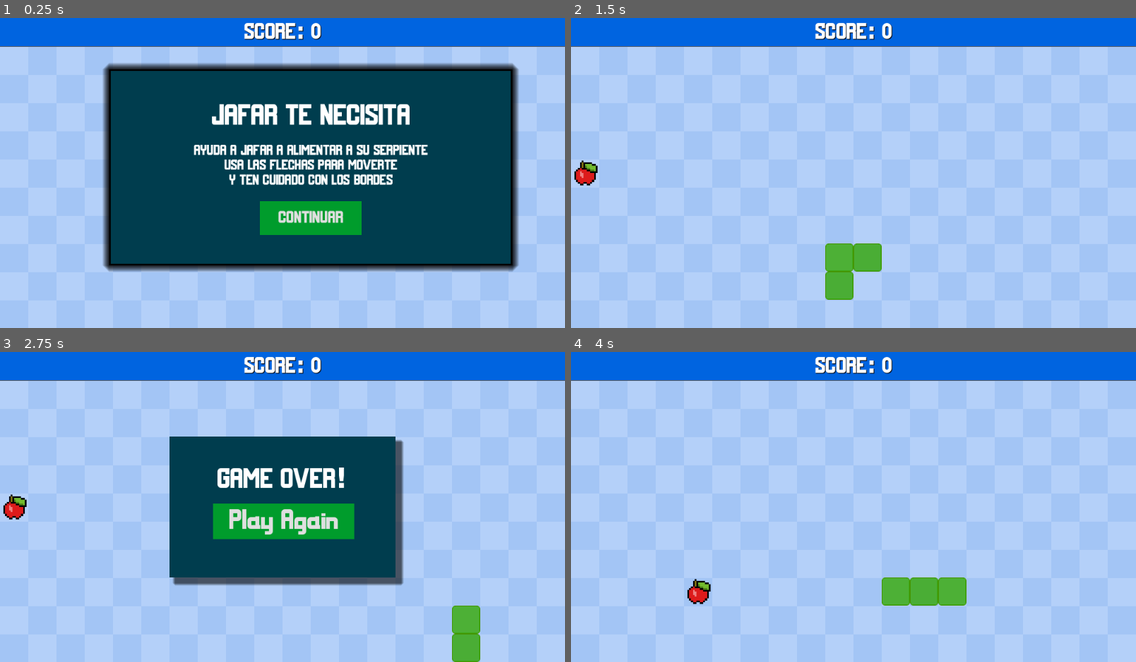
Above: before the commit, frames 1-4 (two rows, left to right).
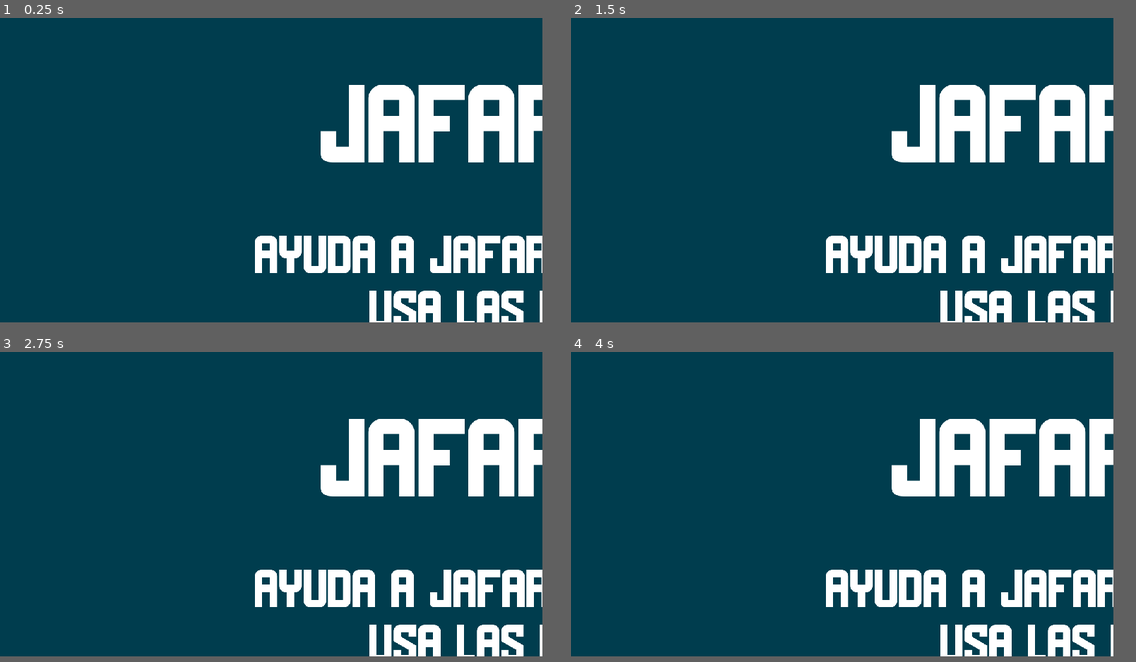
Above: after the commit, the same moments.

Repository: MaincraStudios/Skull-Mask
Game: Godot game, scene res://scenes/main.tscn
Two runs of this game, one before a commit and one after it. Both use one fixed random seed, a clock stepped at 60 frames per second and the inputs below.
Inputs (mouse positions are in pixels of both pictures, inside the frame that each line leads up to):
- Up to frame 1 (0.25 s): no input
- Up to frame 2 (1.5 s): click (881, 219) at 0.5 s, where only the run before the commit has a clickable "CONTINUAR"; tap Enter at 1.25 s; hold D (move_right) from 1.28 s (still down)
- Up to frame 3 (2.75 s): release D (move_right) at 2.03 s; hold S (move_down) from 2.03 s (still down)
- Up to frame 4 (4 s): release S (move_down) at 2.75 s; click (853, 522) at 2.75 s, where only the run before the commit has a clickable "Play Again"; tap Space at 3.5 s; hold D (move_right) from 3.53 s (still down)
In our replay, the window is 800x440 before the commit and 768x432 after it. These sizes can differ from the game's own. Grey fills any space a smaller window leaves; there, only what the larger window draws over its background counts as a difference.

The runs differ from the first frame. In frame 1, 63% of the frame differs, in the area x 0-100%, y 0-99%; in frame 2, 95%; in frame 3, 82%; in frame 4, 95%.

Commit message:
feat: Cereza Ball-Minigame.
se configuro en Display/Window/Stretch/Mode al modo canvas_items. Lo que daña la visualizacion de los juegos que no esten adaptados a este parametro.

Diff:
--- a/project.godot
+++ b/project.godot
@@ -12,15 +12,20 @@
 
 config/name="snake"
 run/main_scene="res://scenes/main.tscn"
-config/features=PackedStringArray("4.1", "Forward Plus")
+config/features=PackedStringArray("4.2", "Forward Plus")
 config/icon="res://icon.svg"
+
+[autoload]
+
+gobal_var="*res://scripts/cereza_game/global_var.gd"
 
 [display]
 
 window/size/viewport_width=256
 window/size/viewport_height=144
-window/size/window_width_override=1000
-window/size/window_height_override=550
+window/size/window_width_override=1200
+window/size/window_height_override=675
+window/stretch/mode="canvas_items"
 
 [input]
 
@@ -48,3 +53,7 @@
 , Object(InputEventKey,"resource_local_to_scene":false,"resource_name":"","device":-1,"window_id":0,"alt_pressed":false,"shift_pressed":false,"ctrl_pressed":false,"meta_pressed":false,"pressed":false,"keycode":0,"physical_keycode":4194322,"key_label":0,"unicode":0,"echo":false,"script":null)
 ]
 }
+
+[rendering]
+
+textures/canvas_textures/default_texture_filter=0
--- /dev/null
+++ b/scenes/cereza_game/ball.tscn
@@ -0,0 +1,68 @@
+[gd_scene load_steps=8 format=3 uid="uid://b7frd1ix8u5mi"]
+
+[ext_resource type="Shader" path="res://shaders/cereza_game/chroma.gdshader" id="1_v3cv7"]
+[ext_resource type="Texture2D" uid="uid://c3p8hqjpfs2wj" path="res://assets/cereza_game/characters/DS DSi - Pokemon Black White - Overworld Entites (1).png" id="3_dwq3p"]
+
+[sub_resource type="GDScript" id="GDScript_cs5hm"]
+script/source = "extends Area2D
+
+
+const SPEED = 300.0
+const JUMP_VELOCITY = -400.0
+@export var ball_speed = 150
+var bottom_limit = 139
+
+# Get the gravity from the project settings to be synced with RigidBody nodes.
+#var gravity = ProjectSettings.get_setting(\"physics/2d/default_gravity\")
+var velocity = Vector2(0,0)
+
+func _physics_process(delta):
+	global_position.y += ball_speed*delta
+	if global_position.y > bottom_limit:
+		die()
+
+func _on_body_entered(body):
+	body.reset_position()
+	die()
+
+func die():
+	queue_free()
+"
+
+[sub_resource type="CircleShape2D" id="CircleShape2D_l5v0g"]
+radius = 6.0
+
+[sub_resource type="ShaderMaterial" id="ShaderMaterial_fex1q"]
+shader = ExtResource("1_v3cv7")
+shader_parameter/chroma_key = Color(0.533333, 0.564706, 0.815686, 1)
+shader_parameter/intensity = 0.1
+
+[sub_resource type="AtlasTexture" id="AtlasTexture_46wn2"]
+atlas = ExtResource("3_dwq3p")
+region = Rect2(288, 1696, 32, 32)
+
+[sub_resource type="SpriteFrames" id="SpriteFrames_86jn3"]
+animations = [{
+"frames": [{
+"duration": 1.0,
+"texture": SubResource("AtlasTexture_46wn2")
+}],
+"loop": true,
+"name": &"idle",
+"speed": 5.0
+}]
+
+[node name="Ball" type="Area2D"]
+position = Vector2(66, 52)
+script = SubResource("GDScript_cs5hm")
+
+[node name="CollisionShape2D" type="CollisionShape2D" parent="."]
+shape = SubResource("CircleShape2D_l5v0g")
+
+[node name="AnimatedSprite2D" type="AnimatedSprite2D" parent="."]
+material = SubResource("ShaderMaterial_fex1q")
+position = Vector2(1, -10)
+sprite_frames = SubResource("SpriteFrames_86jn3")
+animation = &"idle"
+
+[connection signal="body_entered" from="." to="." method="_on_body_entered"]
--- /dev/null
+++ b/scenes/cereza_game/cereza_level.tscn
@@ -0,0 +1,23 @@
+[gd_scene load_steps=5 format=3 uid="uid://qr8pn5ypccey"]
+
+[ext_resource type="Texture2D" uid="uid://b3nnr17txku2n" path="res://assets/cereza_game/backgrounds/cynthia_background.png" id="1_f4vg4"]
+[ext_resource type="PackedScene" uid="uid://red01kor30mj" path="res://scenes/cereza_game/player.tscn" id="2_r7j0n"]
+[ext_resource type="PackedScene" uid="uid://dlp78xavute7s" path="res://scenes/cereza_game/enemy_cereza.tscn" id="3_2wvyk"]
+[ext_resource type="PackedScene" uid="uid://dcjxpww28xq5o" path="res://scenes/cereza_game/enemy_animation.tscn" id="4_kh53y"]
+
+[node name="cereza_level" type="Node2D"]
+
+[node name="TextureRect" type="TextureRect" parent="."]
+offset_left = 268.0
+offset_top = -498.0
+offset_right = 971.0
+offset_bottom = -217.0
+rotation = 1.5708
+texture = ExtResource("1_f4vg4")
+expand_mode = 1
+
+[node name="Player" parent="." instance=ExtResource("2_r7j0n")]
+
+[node name="Enemy_Cereza" parent="." instance=ExtResource("3_2wvyk")]
+
+[node name="Enemy animation" parent="." instance=ExtResource("4_kh53y")]
--- /dev/null
+++ b/scenes/cereza_game/enemy_animation.tscn
@@ -0,0 +1,102 @@
+[gd_scene load_steps=9 format=3 uid="uid://dcjxpww28xq5o"]
+
+[ext_resource type="Shader" path="res://shaders/cereza_game/chroma.gdshader" id="1_mplh6"]
+[ext_resource type="Script" path="res://scripts/cereza_game/enemy_animation.gd" id="1_oe3qc"]
+[ext_resource type="Texture2D" uid="uid://c3p8hqjpfs2wj" path="res://assets/cereza_game/characters/DS DSi - Pokemon Black White - Overworld Entites (1).png" id="2_0r0vv"]
+
+[sub_resource type="Animation" id="Animation_vd46u"]
+length = 0.001
+tracks/0/type = "value"
+tracks/0/imported = false
+tracks/0/enabled = true
+tracks/0/path = NodePath("Sprite2D:frame")
+tracks/0/interp = 1
+tracks/0/loop_wrap = true
+tracks/0/keys = {
+"times": PackedFloat32Array(0),
+"transitions": PackedFloat32Array(1),
+"update": 1,
+"values": [2560]
+}
+tracks/1/type = "value"
+tracks/1/imported = false
+tracks/1/enabled = true
+tracks/1/path = NodePath("Sprite2D:position")
+tracks/1/interp = 1
+tracks/1/loop_wrap = true
+tracks/1/keys = {
+"times": PackedFloat32Array(0),
+"transitions": PackedFloat32Array(1),
+"update": 0,
+"values": [Vector2(126, 22)]
+}
+
+[sub_resource type="Animation" id="Animation_hvouf"]
+resource_name = "walk"
+length = 7.6
+tracks/0/type = "value"
+tracks/0/imported = false
+tracks/0/enabled = true
+tracks/0/path = NodePath("Sprite2D:frame")
+tracks/0/interp = 1
+tracks/0/loop_wrap = true
+tracks/0/keys = {
+"times": PackedFloat32Array(0, 0.6, 1, 1.1, 1.2, 1.3, 1.4, 1.5, 1.6, 1.7, 1.8, 1.9, 2, 2.2, 2.3, 2.7, 2.8, 2.9, 3, 3.1, 3.2, 3.3, 3.4, 3.5, 3.6, 3.7, 3.8, 3.9, 4, 4.1, 4.2, 4.3, 4.4, 4.5, 4.6, 4.7, 4.9, 5, 5.4, 5.5, 5.6, 5.7, 5.8, 5.9, 6, 6.1, 6.2, 6.3, 6.4, 6.5, 6.6, 6.7, 6.8, 6.9, 7, 7.1, 7.2, 7.3, 7.4, 7.5),
+"transitions": PackedFloat32Array(1, 1, 1, 1, 1, 1, 1, 1, 1, 1, 1, 1, 1, 1, 1, 1, 1, 1, 1, 1, 1, 1, 1, 1, 1, 1, 1, 1, 1, 1, 1, 1, 1, 1, 1, 1, 1, 1, 1, 1, 1, 1, 1, 1, 1, 1, 1, 1, 1, 1, 1, 1, 1, 1, 1, 1, 1, 1, 1, 1),
+"update": 1,
+"values": [2560, 2560, 2592, 2593, 2594, 2593, 2594, 2593, 2594, 2593, 2594, 2592, 2560, 2560, 2561, 2561, 2560, 2560, 2624, 2625, 2626, 2625, 2626, 2625, 2626, 2625, 2626, 2625, 2626, 2625, 2626, 2625, 2626, 2625, 2624, 2560, 2560, 2561, 2561, 2560, 2560, 2592, 2593, 2594, 2593, 2594, 2593, 2594, 2593, 2594, 2592, 2528, 2529, 2530, 2529, 2530, 2529, 2530, 2529, 2530]
+}
+tracks/1/type = "value"
+tracks/1/imported = false
+tracks/1/enabled = true
+tracks/1/path = NodePath("Sprite2D:position")
+tracks/1/interp = 1
+tracks/1/loop_wrap = true
+tracks/1/keys = {
+"times": PackedFloat32Array(1.1, 2, 3.1, 4.6, 5.7, 6.6, 7.5),
+"transitions": PackedFloat32Array(1, 1, 1, 1, 1, 1, 1),
+"update": 0,
+"values": [Vector2(126, 53), Vector2(87, 53), Vector2(87, 53), Vector2(165, 53), Vector2(165, 53), Vector2(126, 53), Vector2(126, -18)]
+}
+
+[sub_resource type="AnimationLibrary" id="AnimationLibrary_5x4uw"]
+_data = {
+"RESET": SubResource("Animation_vd46u"),
+"walk": SubResource("Animation_hvouf")
+}
+
+[sub_resource type="ShaderMaterial" id="ShaderMaterial_ygwhc"]
+shader = ExtResource("1_mplh6")
+shader_parameter/chroma_key = Color(0.215686, 0.509804, 0.203922, 1)
+shader_parameter/intensity = 0.1
+
+[sub_resource type="RectangleShape2D" id="RectangleShape2D_puh0r"]
+size = Vector2(21, 29)
+
+[node name="Enemy animation" type="Area2D"]
+script = ExtResource("1_oe3qc")
+
+[node name="AnimationPlayer" type="AnimationPlayer" parent="."]
+libraries = {
+"": SubResource("AnimationLibrary_5x4uw")
+}
+autoplay = "walk"
+
+[node name="Sprite2D" type="Sprite2D" parent="."]
+material = SubResource("ShaderMaterial_ygwhc")
+position = Vector2(126, 22)
+texture = ExtResource("2_0r0vv")
+hframes = 32
+vframes = 87
+frame = 2560
+
+[node name="CollisionShape2D" type="CollisionShape2D" parent="."]
+position = Vector2(126, 22)
+shape = SubResource("RectangleShape2D_puh0r")
+
+[node name="Timer" type="Timer" parent="."]
+wait_time = 7.5
+one_shot = true
+autostart = true
+
+[connection signal="timeout" from="Timer" to="." method="_on_timer_timeout"]
--- /dev/null
+++ b/scenes/cereza_game/enemy_cereza.tscn
@@ -0,0 +1,156 @@
+[gd_scene load_steps=20 format=3 uid="uid://dlp78xavute7s"]
+
+[ext_resource type="Shader" path="res://shaders/cereza_game/chroma.gdshader" id="1_0h6a3"]
+[ext_resource type="Script" path="res://scripts/cereza_game/enemy_cereza.gd" id="1_i8dwe"]
+[ext_resource type="Texture2D" uid="uid://c3p8hqjpfs2wj" path="res://assets/cereza_game/characters/DS DSi - Pokemon Black White - Overworld Entites (1).png" id="2_lidg3"]
+
+[sub_resource type="RectangleShape2D" id="RectangleShape2D_761k7"]
+size = Vector2(22, 29)
+
+[sub_resource type="ShaderMaterial" id="ShaderMaterial_a57rb"]
+shader = ExtResource("1_0h6a3")
+shader_parameter/chroma_key = Color(0.219608, 0.501961, 0.219608, 1)
+shader_parameter/intensity = 0.1
+
+[sub_resource type="AtlasTexture" id="AtlasTexture_8aqgq"]
+atlas = ExtResource("2_lidg3")
+region = Rect2(0, 2560, 32, 32)
+
+[sub_resource type="AtlasTexture" id="AtlasTexture_ieh0o"]
+atlas = ExtResource("2_lidg3")
+region = Rect2(0, 2528, 32, 32)
+
+[sub_resource type="AtlasTexture" id="AtlasTexture_xyxxf"]
+atlas = ExtResource("2_lidg3")
+region = Rect2(32, 2528, 32, 32)
+
+[sub_resource type="AtlasTexture" id="AtlasTexture_fg8ym"]
+atlas = ExtResource("2_lidg3")
+region = Rect2(64, 2528, 32, 32)
+
+[sub_resource type="AtlasTexture" id="AtlasTexture_6dq77"]
+atlas = ExtResource("2_lidg3")
+region = Rect2(0, 2560, 32, 32)
+
+[sub_resource type="AtlasTexture" id="AtlasTexture_lqliv"]
+atlas = ExtResource("2_lidg3")
+region = Rect2(32, 2560, 32, 32)
+
+[sub_resource type="AtlasTexture" id="AtlasTexture_s3bwl"]
+atlas = ExtResource("2_lidg3")
+region = Rect2(64, 2560, 32, 32)
+
+[sub_resource type="AtlasTexture" id="AtlasTexture_mxkps"]
+atlas = ExtResource("2_lidg3")
+region = Rect2(0, 2592, 32, 32)
+
+[sub_resource type="AtlasTexture" id="AtlasTexture_go7d6"]
+atlas = ExtResource("2_lidg3")
+region = Rect2(32, 2592, 32, 32)
+
+[sub_resource type="AtlasTexture" id="AtlasTexture_k8u8f"]
+atlas = ExtResource("2_lidg3")
+region = Rect2(64, 2592, 32, 32)
+
+[sub_resource type="AtlasTexture" id="AtlasTexture_4b33c"]
+atlas = ExtResource("2_lidg3")
+region = Rect2(0, 2624, 32, 32)
+
+[sub_resource type="AtlasTexture" id="AtlasTexture_q6ypu"]
+atlas = ExtResource("2_lidg3")
+region = Rect2(32, 2624, 32, 32)
+
+[sub_resource type="AtlasTexture" id="AtlasTexture_ag2yw"]
+atlas = ExtResource("2_lidg3")
+region = Rect2(64, 2624, 32, 32)
+
+[sub_resource type="SpriteFrames" id="SpriteFrames_1e8wd"]
+animations = [{
+"frames": [{
+"duration": 1.0,
+"texture": SubResource("AtlasTexture_8aqgq")
+}],
+"loop": false,
+"name": &"idle",
+"speed": 7.0
+}, {
+"frames": [{
+"duration": 1.0,
+"texture": SubResource("AtlasTexture_ieh0o")
+}, {
+"duration": 1.0,
+"texture": SubResource("AtlasTexture_xyxxf")
+}, {
+"duration": 1.0,
+"texture": SubResource("AtlasTexture_fg8ym")
+}],
+"loop": true,
+"name": &"move_back",
+"speed": 6.0
+}, {
+"frames": [{
+"duration": 1.0,
+"texture": SubResource("AtlasTexture_6dq77")
+}, {
+"duration": 1.0,
+"texture": SubResource("AtlasTexture_lqliv")
+}, {
+"duration": 1.0,
+"texture": SubResource("AtlasTexture_s3bwl")
+}],
+"loop": false,
+"name": &"move_front",
+"speed": 5.0
+}, {
+"frames": [{
+"duration": 1.0,
+"texture": SubResource("AtlasTexture_mxkps")
+}, {
+"duration": 1.0,
+"texture": SubResource("AtlasTexture_go7d6")
+}, {
+"duration": 1.0,
+"texture": SubResource("AtlasTexture_k8u8f")
+}],
+"loop": true,
+"name": &"move_left",
+"speed": 7.0
+}, {
+"frames": [{
+"duration": 1.0,
+"texture": SubResource("AtlasTexture_4b33c")
+}, {
+"duration": 1.0,
+"texture": SubResource("AtlasTexture_q6ypu")
+}, {
+"duration": 1.0,
+"texture": SubResource("AtlasTexture_ag2yw")
+}],
+"loop": true,
+"name": &"move_right",
+"speed": 7.0
+}]
+
+[node name="Enemy_Cereza" type="CharacterBody2D"]
+position = Vector2(128, -415)
+script = ExtResource("1_i8dwe")
+
+[node name="CollisionShape2D" type="CollisionShape2D" parent="."]
+position = Vector2(0, 0.5)
+shape = SubResource("RectangleShape2D_761k7")
+
+[node name="AnimatedSprite2D" type="AnimatedSprite2D" parent="."]
+material = SubResource("ShaderMaterial_a57rb")
+sprite_frames = SubResource("SpriteFrames_1e8wd")
+animation = &"idle"
+
+[node name="Timer" type="Timer" parent="."]
+autostart = true
+
+[node name="SceneStart" type="Timer" parent="."]
+wait_time = 5.0
+one_shot = true
+autostart = true
+
+[connection signal="timeout" from="Timer" to="." method="_on_timer_timeout"]
+[connection signal="timeout" from="SceneStart" to="." method="_on_scene_start_timeout"]
--- /dev/null
+++ b/scenes/cereza_game/player.tscn
@@ -0,0 +1,159 @@
+[gd_scene load_steps=20 format=3 uid="uid://red01kor30mj"]
+
+[ext_resource type="Shader" path="res://shaders/cereza_game/chroma.gdshader" id="1_orv0j"]
+[ext_resource type="Script" path="res://scripts/cereza_game/player.gd" id="1_uv6x2"]
+[ext_resource type="Texture2D" uid="uid://bkefx3y4n6y35" path="res://assets/cereza_game/characters/DS DSi - Pokemon HeartGold SoulSilver - Trainers Overworld.png" id="2_5w3eb"]
+
+[sub_resource type="RectangleShape2D" id="RectangleShape2D_8ir26"]
+size = Vector2(17.5, 24)
+
+[sub_resource type="ShaderMaterial" id="ShaderMaterial_ryhwi"]
+shader = ExtResource("1_orv0j")
+shader_parameter/chroma_key = Color(0.596078, 0.690196, 0.564706, 1)
+shader_parameter/intensity = 0.1
+
+[sub_resource type="AtlasTexture" id="AtlasTexture_6kt56"]
+atlas = ExtResource("2_5w3eb")
+region = Rect2(575, 384, 32, 32)
+
+[sub_resource type="AtlasTexture" id="AtlasTexture_0bfto"]
+atlas = ExtResource("2_5w3eb")
+region = Rect2(575, 384, 32, 32)
+
+[sub_resource type="AtlasTexture" id="AtlasTexture_5a380"]
+atlas = ExtResource("2_5w3eb")
+region = Rect2(639, 384, 32, 32)
+
+[sub_resource type="AtlasTexture" id="AtlasTexture_y0wpg"]
+atlas = ExtResource("2_5w3eb")
+region = Rect2(607, 480, 32, 32)
+
+[sub_resource type="AtlasTexture" id="AtlasTexture_isx7b"]
+atlas = ExtResource("2_5w3eb")
+region = Rect2(639, 416, 32, 32)
+
+[sub_resource type="AtlasTexture" id="AtlasTexture_u1wji"]
+atlas = ExtResource("2_5w3eb")
+region = Rect2(639, 480, 32, 32)
+
+[sub_resource type="AtlasTexture" id="AtlasTexture_atolm"]
+atlas = ExtResource("2_5w3eb")
+region = Rect2(639, 448, 32, 32)
+
+[sub_resource type="AtlasTexture" id="AtlasTexture_tlgo6"]
+atlas = ExtResource("2_5w3eb")
+region = Rect2(575, 448, 32, 32)
+
+[sub_resource type="AtlasTexture" id="AtlasTexture_6tp34"]
+atlas = ExtResource("2_5w3eb")
+region = Rect2(575, 416, 32, 32)
+
+[sub_resource type="AtlasTexture" id="AtlasTexture_eje41"]
+atlas = ExtResource("2_5w3eb")
+region = Rect2(575, 480, 32, 32)
+
+[sub_resource type="AtlasTexture" id="AtlasTexture_ldyyg"]
+atlas = ExtResource("2_5w3eb")
+region = Rect2(607, 384, 32, 32)
+
+[sub_resource type="AtlasTexture" id="AtlasTexture_6jvj5"]
+atlas = ExtResource("2_5w3eb")
+region = Rect2(607, 448, 32, 32)
+
+[sub_resource type="AtlasTexture" id="AtlasTexture_u2htb"]
+atlas = ExtResource("2_5w3eb")
+region = Rect2(607, 416, 32, 32)
+
+[sub_resource type="SpriteFrames" id="SpriteFrames_q2r0p"]
+animations = [{
+"frames": [{
+"duration": 1.0,
+"texture": SubResource("AtlasTexture_6kt56")
+}],
+"loop": true,
+"name": &"idle",
+"speed": 7.0
+}, {
+"frames": [{
+"duration": 1.0,
+"texture": SubResource("AtlasTexture_0bfto")
+}, {
+"duration": 1.0,
+"texture": SubResource("AtlasTexture_5a380")
+}, {
+"duration": 1.0,
+"texture": SubResource("AtlasTexture_y0wpg")
+}],
+"loop": true,
+"name": &"move_back",
+"speed": 7.0
+}, {
+"frames": [{
+"duration": 1.0,
+"texture": SubResource("AtlasTexture_isx7b")
+}, {
+"duration": 1.0,
+"texture": SubResource("AtlasTexture_u1wji")
+}, {
+"duration": 1.0,
+"texture": SubResource("AtlasTexture_atolm")
+}],
+"loop": true,
+"name": &"move_front",
+"speed": 7.0
+}, {
+"frames": [{
+"duration": 1.0,
+"texture": SubResource("AtlasTexture_tlgo6")
+}, {
+"duration": 1.0,
+"texture": SubResource("AtlasTexture_6tp34")
+}, {
+"duration": 1.0,
+"texture": SubResource("AtlasTexture_eje41")
+}],
+"loop": true,
+"name": &"move_left",
+"speed": 7.0
+}, {
+"frames": [{
+"duration": 1.0,
+"texture": SubResource("AtlasTexture_ldyyg")
+}, {
+"duration": 1.0,
+"texture": SubResource("AtlasTexture_6jvj5")
+}, {
+"duration": 1.0,
+"texture": SubResource("AtlasTexture_u2htb")
+}],
+"loop": true,
+"name": &"move_right",
+"speed": 7.0
+}]
+
+[node name="Player" type="CharacterBody2D"]
+position = Vector2(128, 126)
+script = ExtResource("1_uv6x2")
+
+[node name="CollisionShape2D" type="CollisionShape2D" parent="."]
+position = Vector2(0.25, 0)
+shape = SubResource("RectangleShape2D_8ir26")
+
+[node name="AnimatedSprite2D" type="AnimatedSprite2D" parent="."]
+material = SubResource("ShaderMaterial_ryhwi")
+position = Vector2(1, -2)
+sprite_frames = SubResource("SpriteFrames_q2r0p")
+animation = &"move_back"
+autoplay = "idle"
+
+[node name="Camera2D" type="Camera2D" parent="."]
+position = Vector2(-4, -53)
+limit_left = 0
+limit_right = 256
+
+[node name="Timer" type="Timer" parent="."]
+wait_time = 7.5
+one_shot = true
+autostart = true
+
+[connection signal="timeout" from="Timer" to="." method="_on_timer_timeout"]
--- /dev/null
+++ b/scripts/cereza_game/ball.gd
@@ -0,0 +1,21 @@
+extends Area2D
+
+
+const SPEED = 300.0
+const JUMP_VELOCITY = -400.0
+@export var speed = 100
+# Get the gravity from the project settings to be synced with RigidBody nodes.
+#var gravity = ProjectSettings.get_setting("physics/2d/default_gravity")
+var velocity = Vector2(0,0)
+
+func _physics_process(delta):
+	global_position.y += global_var.ball_speed*delta
+	if global_position.y > global_var.bottom_limit:
+		die()
+
+func _on_body_entered(body):
+	body.reset_position()
+	die()
+
+func die():
+	queue_free()
--- /dev/null
+++ b/scripts/cereza_game/enemy_animation.gd
@@ -0,0 +1,15 @@
+extends Area2D
+
+
+# Called when the node enters the scene tree for the first time.
+func _ready():
+	pass # Replace with function body.
+
+
+# Called every frame. 'delta' is the elapsed time since the previous frame.
+func _process(delta):
+	pass
+
+
+func _on_timer_timeout():
+	queue_free()
--- /dev/null
+++ b/scripts/cereza_game/enemy_cereza.gd
@@ -0,0 +1,71 @@
+extends CharacterBody2D
+
+@export var speed = 100
+@onready var enemy = $"AnimatedSprite2D"
+
+#Configuracion de aparicion de las bolas
+@onready var timer = $Timer
+@onready var ball_scene = preload("res://scenes/cereza_game/ball.tscn")
+
+#Limites de pantalla
+var left_limit = 9
+var right_limit = 246
+#Velocidad del enemigo
+var enemy_speed = 200
+
+#Tiempo para lanzar la bola en segundos
+var time = 0.21
+var ready_to_shoot = false
+
+func _ready():
+	#velocidad inicial, trigger para empezar el movimiento
+	velocity = Vector2(speed,0)
+	timer.wait_time = time
+	update_animations("right")
+
+func _physics_process(delta):
+	var direction = "idle"
+
+	#movement(direction)
+	# Si la posicion global en x es menor a 300, se mueve a la derecha
+	if global_position.x < left_limit:
+		velocity = Vector2(enemy_speed,0)
+		direction = "right"
+		update_animations(direction)
+
+	# Si la posicion global en x es mayor a 0, se mueve a la izquierda
+	elif global_position.x > right_limit:
+		velocity = Vector2(-enemy_speed,0)
+		direction = "left"
+		update_animations(direction)
+
+
+	move_and_slide()
+
+func update_animations(direction):
+	if direction == "idle":
+		enemy.play("idle")
+	if direction == "front":
+		enemy.play("move_front")
+	if direction == "back":
+		enemy.play("move_back")
+	if direction == "right":
+		enemy.play("move_right")
+	if direction == "left":
+		enemy.play("move_left")
+
+func _on_timer_timeout():
+	if ready_to_shoot == true:
+		shoot()
+
+func shoot():
+	var ball_instance = ball_scene.instantiate()
+	var ball_position = global_position
+	ball_position.y = ball_position.y + 25
+	ball_instance.global_position = ball_position
+	get_parent().add_child(ball_instance)
+
+
+
+func _on_scene_start_timeout():
+	ready_to_shoot = true
--- /dev/null
+++ b/scripts/cereza_game/global_var.gd
@@ -0,0 +1,16 @@
+extends Node
+
+#Scenario limits
+var left_limit = 9
+var right_limit = 246
+var top_limit = -380
+var bottom_limit = 139
+
+#Player
+var initial_position_player = Vector2(128,126)
+var player_speed = 70
+#Enemy
+var initial_position_enemy = Vector2(-415,128)
+var enemy_speed = 200
+#Ball
+var ball_speed = 150
--- /dev/null
+++ b/scripts/cereza_game/player.gd
@@ -0,0 +1,60 @@
+extends CharacterBody2D
+
+
+@onready var player = $"AnimatedSprite2D"
+
+#limites de movimiento
+var allow_movement = false
+var left_limit = 9
+var right_limit = 246
+var top_limit = -380
+var bottom_limit = 139
+var player_speed = 70
+var initial_position_player = Vector2(128,126)
+
+func _physics_process(delta):
+	#velocity = Vector2(speed,0)
+	#move_and_slide()
+	velocity = Vector2(0,0)
+	var direction = "idle"
+	if allow_movement ==true:
+		if Input.is_action_pressed("move_up") and global_position.y > top_limit:
+			velocity = Vector2(0,-player_speed)
+			direction = "back"
+		if Input.is_action_pressed("move_down") and global_position.y < bottom_limit:
+			velocity = Vector2(0,player_speed)
+			direction = "front"
+		if Input.is_action_pressed("move_right") and global_position.x < right_limit:
+			velocity = Vector2(player_speed,0)
+			direction = "right"
+		if Input.is_action_pressed("move_left") and global_position.x > left_limit:
+			velocity = Vector2(-player_speed,0)
+			direction = "left"
+
+
+
+	move_and_slide()
+	#var size =  get_viewport_rect().size
+	# Cuarta forma
+	#global_position = global_position.clamp(Vector2(0,0),size)
+	update_animations(direction)
+
+func update_animations(direction):
+	if direction == "idle":
+		player.play("idle")
+	if direction == "front":
+		player.play("move_front")
+	if direction == "back":
+		player.play("move_back")
+	if direction == "right":
+		player.play("move_right")
+	if direction == "left":
+		player.play("move_left")
+
+func reset_position():
+	global_position = initial_position_player
+
+
+func _on_timer_timeout():
+	#despues de 10 segundos inicia el juego
+	allow_movement=true
--- /dev/null
+++ b/shaders/cereza_game/chroma.gdshader
@@ -0,0 +1,18 @@
+shader_type canvas_item;
+
+uniform vec4 chroma_key : source_color = vec4(1.0, 0.0, 1.0, 1.0);
+uniform float intensity : hint_range(0.0, 1.0) = 0.1;
+
+void fragment() {
+	vec4 tex_color = texture(TEXTURE, UV);
+
+	vec3 color_diff = abs(tex_color.rgb - chroma_key.rgb);
+
+	float diff_magnitude = length(color_diff);
+
+	if (diff_magnitude < intensity) {
+		discard;
+	}
+
+	COLOR = tex_color;
+}
Binary file added: assets/cereza_game/backgrounds/cynthia_background.png
Not shown, added: assets/cereza_game/backgrounds/cynthia_background.png.import
Not shown, added: assets/cereza_game/characters/DS DSi - Pokemon Black White - Overworld Entites (1).png.import
Binary file added: assets/cereza_game/characters/DS DSi - Pokemon HeartGold SoulSilver - Trainers Overworld.png
Not shown, added: assets/cereza_game/characters/DS DSi - Pokemon HeartGold SoulSilver - Trainers Overworld.png.import
Not shown, added: scenes/cereza_game/cer7F8B.tmp
Not shown, added: scenes/cereza_game/cerB326.tmp
